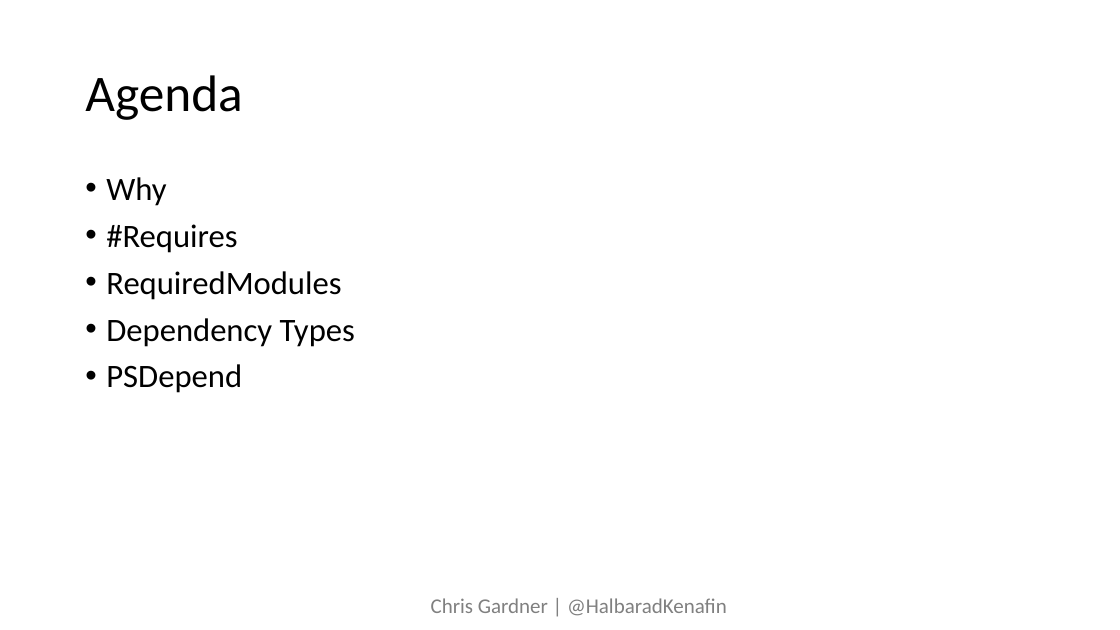
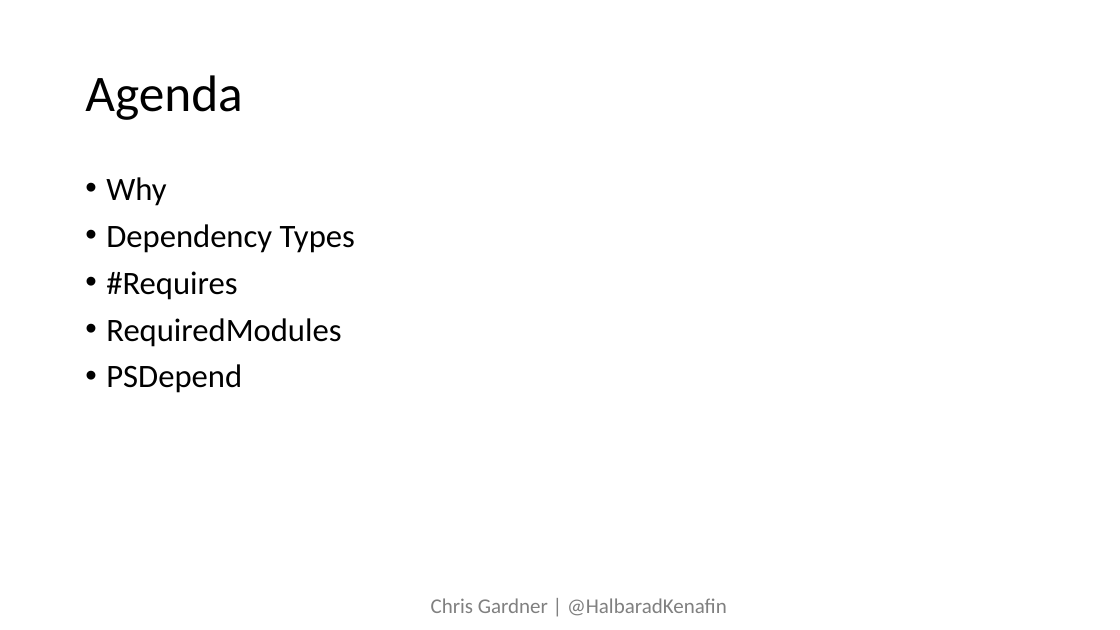
Before and after one commit to ChrisLGardner/presentations, a slide deck: slide 2 of lean-on-me/Lean on me.pptx. Drawn at 1120x630 pixels with LibreOffice and Linux fonts; fonts in the diff are those of the drawing. Boxes give left, top, right and bottom in pixels: in the first picture for what was removed or moved away, otherwise in the second. Text is boxed around its words. In the diff, an @@ line names an element or a change of style, - is before the commit and + after.

```diff
--- a/lean-on-me/Lean on me.pptx
+++ b/lean-on-me/Lean on me.pptx
@@ text at (106,224,355,253): paragraph added @@
+• Dependency Types
@@ text at (106,318,355,347): paragraph removed @@
-• Dependency Types
```
Also in this commit, not shown: 4 other slides changed, 1 slide removed.
